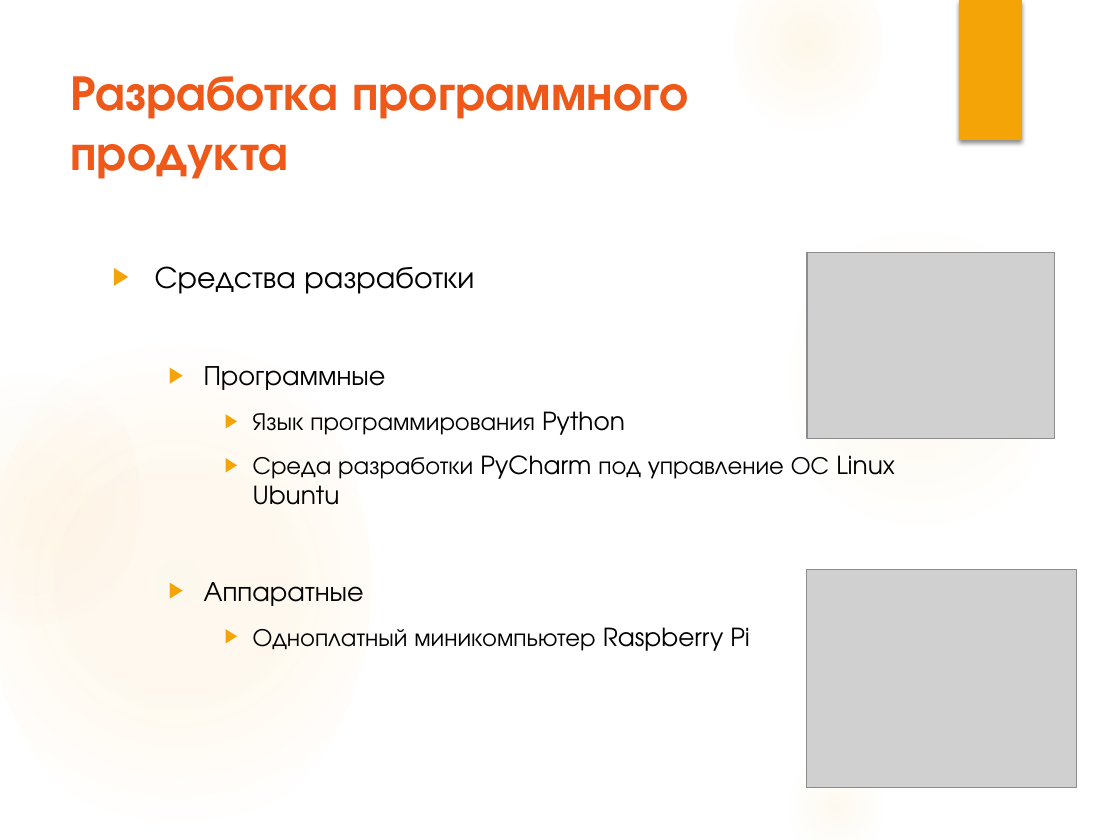
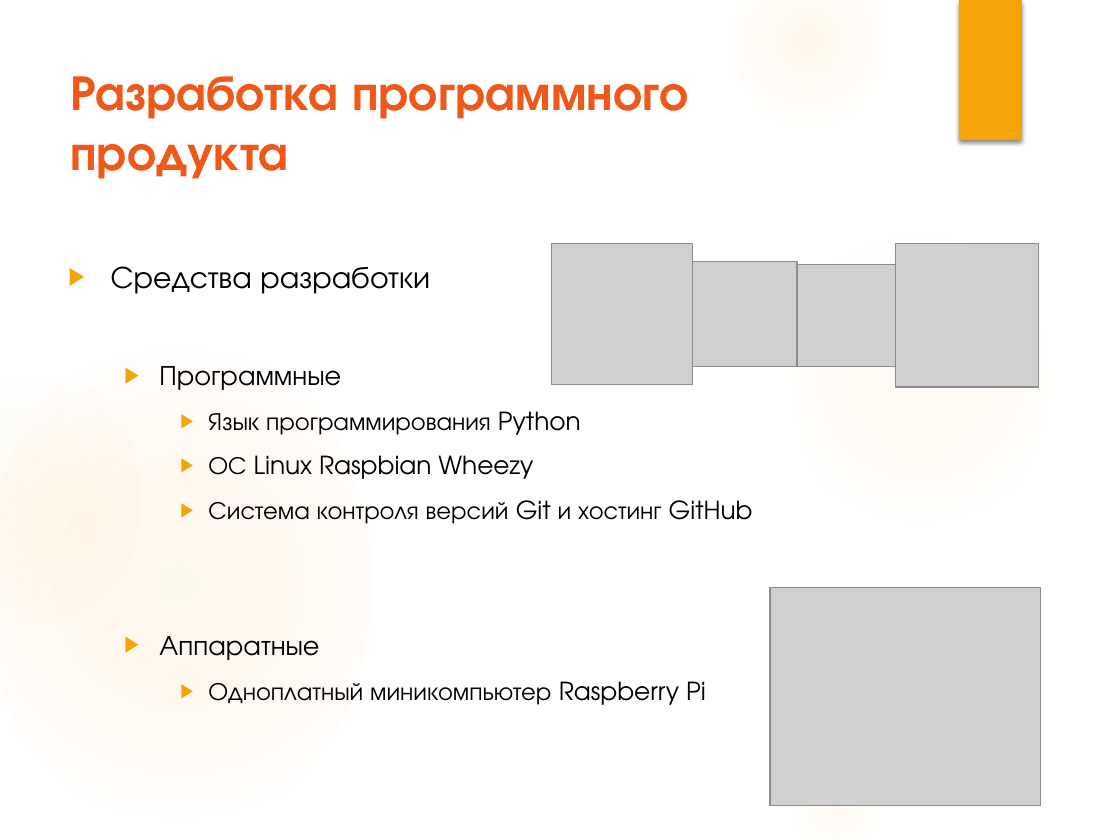
Before and after one commit to PostHttp/Diplom, a slide deck: slide 6 of Danilov_O_V.pptx (slide 5 before the commit). Drawn at 1120x840 pixels with LibreOffice and Linux fonts; fonts in the diff are those of the drawing; grey boxes stand for pictures. Boxes give left, top, right and bottom in pixels: in the first picture for what was removed or moved away, otherwise in the second. Text is boxed around its words. In the diff, an @@ line names an element or a change of style, - is before the commit and + after.

```diff
--- a/Danilov_O_V.pptx
+++ b/Danilov_O_V.pptx
@@ text "Средства разработки" moved from (x1=155, y1=266, x2=895, y2=651) to (x1=111, y1=266, x2=753, y2=705) @@
@@ picture added at (x1=551, y1=244, x2=692, y2=385) @@
@@ picture added at (x1=692, y1=262, x2=796, y2=366) @@
@@ picture added at (x1=797, y1=264, x2=899, y2=366) @@
@@ picture removed at (x1=806, y1=252, x2=1054, y2=438) @@
@@ picture added at (x1=895, y1=244, x2=1038, y2=388) @@
@@ text at (x1=208, y1=455, x2=753, y2=524): text changed @@
-    ▶ Среда разработки PyCharm под управление ОС Linux Ubuntu
+    ▶ ОС Linux Raspbian Wheezy
+    ▶ Система контроля версий Git и хостинг GitHub
@@ picture moved from (x1=806, y1=570, x2=1077, y2=788) to (x1=771, y1=588, x2=1042, y2=806) @@
```
Also in this commit, not shown: 7 other slides changed, 2 slides added, 1 slide removed, 17 other files.
